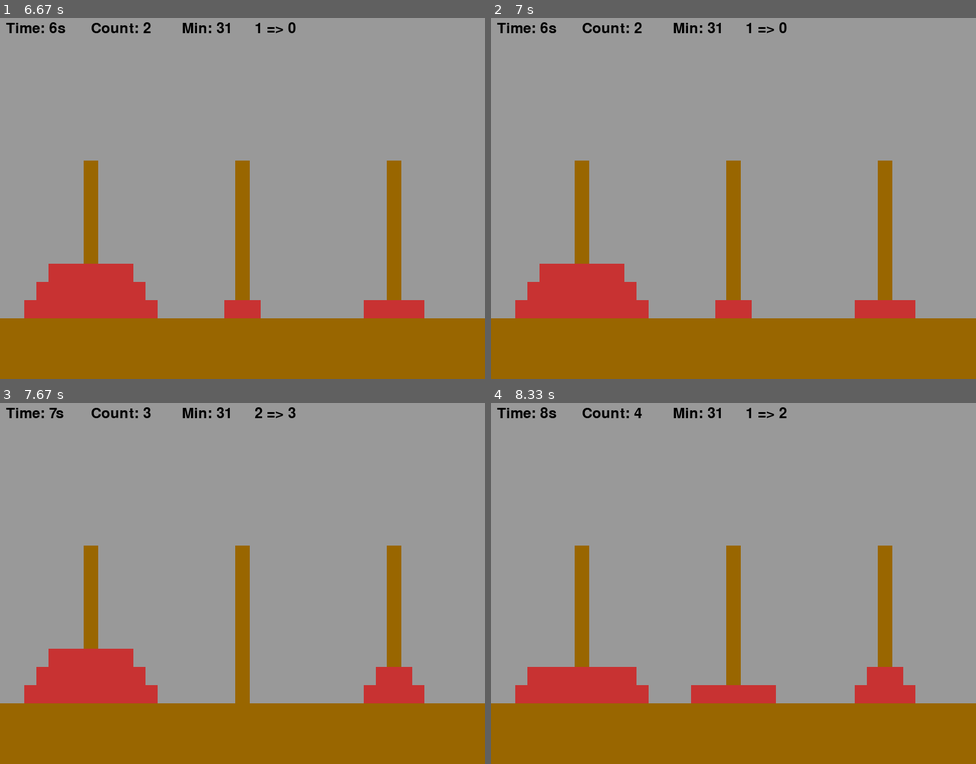
Above: before the commit, frames 1-4 (two rows, left to right).
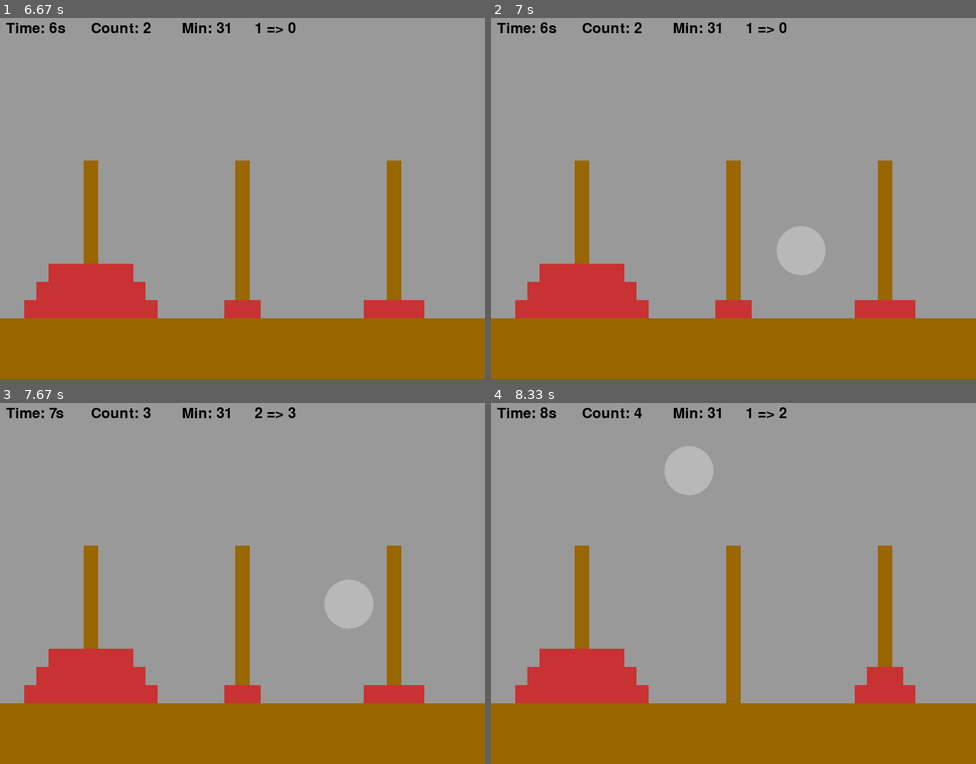
Above: after the commit, the same moments.

Repository: dhrjsfud0522/pygame
Game: pygame game, started from Tower_of_Hanoi.py
Two runs of this game, one before a commit and one after it. Both use one fixed random seed, a clock stepped at 60 frames per second and the inputs below.
Inputs (mouse positions are in pixels of both pictures, inside the frame that each line leads up to):
- Up to frame 1 (6.67 s): click "Time: 0s" at 0.38 s; click (310, 223) at 0.72 s; click (116, 310) at 1.05 s; click (368, 64) at 1.38 s; click (97, 176) at 1.72 s
- Up to frame 2 (7 s): click (801, 249) at 6.95 s
- Up to frame 3 (7.67 s): click (218, 713) at 7.28 s; click (349, 605) at 7.62 s
- Up to frame 4 (8.33 s): click (554, 641) at 7.95 s; click (689, 471) at 8.28 s

Frame 1 is identical in both runs. In frame 2, 1.1% of the frame differs, in the area x 58-69%, y 57-72%; in frame 3, 1.8%; in frame 4, 2.8%, in the area x 10-59%, y 11-84%.

Commit message:
클릭 이펙트

Diff:
--- a/Tower_of_Hanoi.py
+++ b/Tower_of_Hanoi.py
@@ -1,5 +1,6 @@
 import pygame
 import os
+from time import sleep
 
 sc_w = 800
 sc_h = 600
@@ -9,6 +10,10 @@
 BASE = (153, 102, 0)
 BACKGROUND = (153, 153, 153)
 RED = (200, 50, 50)
+
+current_path = os.path.dirname(__file__)
+assets_path = os.path.join(current_path, 'assets')
+effect_image = pygame.image.load(os.path.join(assets_path, 'click_effect.png'))
 
 step = 0
 choise = 0
@@ -72,12 +77,12 @@
     global time
     screen.fill(BACKGROUND)
     font = pygame.font.Font(None, 72)
-    surface = font.render("GMAE OVER!", True, (0, 0, 0))
+    surface = font.render("GAME OVER!", True, (0, 0, 0))
     screen.blit(surface, (250 ,200))
     surface = font.render("YOU WIN!", True, (0, 0, 0))
     screen.blit(surface, (280 ,260))
     font = pygame.font.Font(None, 36)
-    surface = font.render("Time: " + str(time), True, (0, 0, 0))
+    surface = font.render("Time: " + str(time) + "s", True, (0, 0, 0))
     screen.blit(surface, (330 ,330))
     surface = font.render("Count: " + str(count), True, (0, 0, 0))
     screen.blit(surface, (330 ,370))
@@ -100,12 +105,24 @@
     time_m = 0
     while running:
         if end == 0:
+            screen.fill(BACKGROUND)
             ring = Ring()
+            pygame.draw.rect(screen, BASE, [0, 500, 800, 600], 0)
+            pygame.draw.rect(screen, BASE, [138, 240, 24, 300], 0)
+            pygame.draw.rect(screen, BASE, [388, 240, 24, 300], 0)
+            pygame.draw.rect(screen, BASE, [638, 240, 24, 300], 0)
+            ring.draw(s1, screen, 1)
+            ring.draw(s2, screen, 2)
+            ring.draw(s3, screen, 3)
             for event in pygame.event.get():
                 if event.type == pygame.QUIT:
                     running = False
                 elif event.type == pygame.MOUSEBUTTONDOWN and event.button == 1:
                     mouse_x = pygame.mouse.get_pos()[0]
+                    effect_image.get_rect()
+                    size = effect_image.get_width() // 2
+                    screen.blit(effect_image, (pygame.mouse.get_pos()[0] - size, pygame.mouse.get_pos()[1] - size))
+
                     if mouse_x <= 270:
                         s1, s2, s3 = change_ring(s1, s2, s3, 1, 2, 3)
                     elif mouse_x <= 530:
@@ -127,7 +144,7 @@
 
             time = (pygame.time.get_ticks()) // 1000 - time_m
 
-            screen.fill(BACKGROUND)
+
 
             font = pygame.font.Font(None, 36)
             timer_text = "Time: " + str(time) + "s"
@@ -146,13 +163,7 @@
             change_surface = font.render(change_text, True, (0, 0, 0))
             screen.blit(change_surface, (420, 10))
 
-            pygame.draw.rect(screen, BASE, [0, 500, 800, 600], 0)
-            pygame.draw.rect(screen, BASE, [138, 240, 24, 300], 0)
-            pygame.draw.rect(screen, BASE, [388, 240, 24, 300], 0)
-            pygame.draw.rect(screen, BASE, [638, 240, 24, 300], 0)
-            ring.draw(s1, screen, 1)
-            ring.draw(s2, screen, 2)
-            ring.draw(s3, screen, 3)
+
             pygame.display.flip()
             clock.tick(60)
         else:
--- a/hi.py
+++ b/hi.py
@@ -1,3 +1,21 @@
-n = ([3,4, 6, 7], [23, 5,6], [5,3,6])
-a, b, c = n
-print(a, b, c)
+import pygame
+pygame.init()
+window = pygame.display.set_mode((300, 300))
+clock = pygame.time.Clock()
+pygameSurface = pygame.image.load('click_.png').convert_alpha()
+background = pygame.Surface(window.get_size())
+ts, w, h, c1, c2 = 50, *window.get_size(), (160, 160, 160), (192, 192, 192)
+tiles = [((x*ts, y*ts, ts, ts), c1 if (x+y) % 2 == 0 else c2) for x in range((w+ts-1)//ts) for y in range((h+ts-1)//ts)]
+for rect, color in tiles:
+    pygame.draw.rect(background, color, rect)
+run = True
+while run:
+    clock.tick(60)
+    for event in pygame.event.get():
+        if event.type == pygame.QUIT:
+            run = False
+    window.blit(background, (0, 0))
+    window.blit(pygameSurface, pygameSurface.get_rect(center = window.get_rect().center))
+    pygame.display.flip()
+pygame.quit()
+exit()
--- a/image.py
+++ b/image.py
@@ -1,11 +1,12 @@
 import pygame
 import os
+
 
 # 스크린 크기
 SCREEN_WIDTH = 800 #가로
 SCREEN_HEIGHT = 600 #세로
 # 색
-LAND = (160, 120, 40)
+LAND = (255, 200, 120)
 
 # 초기화
 pygame.init()
@@ -18,23 +19,21 @@
 # 이미지 불러오기
 current_path = os.path.dirname(__file__)
 assets_path = os.path.join(current_path, 'assets')
-background_image = pygame.image.load(os.path.join(assets_path, 'land.jpg'))
+effect_image = pygame.image.load(os.path.join(assets_path, 'click.png'))
 # 게임종료 여부
 done = False
 # 게임 반복 구간
 while not done:
-
+    screen.fill(LAND)
     for event in pygame.event.get():
         if event.type == pygame.QUIT:
             done = True
-    # 게임 로직 구간
-    # 화면 삭제 구간
-    # 스크린 채우기
-    screen.fill(LAND)
-    screen.blit(background_image, background_image.get_rect())
-    # 화면 그리기
-    # 화면 업데이트
+        elif event.type == pygame.MOUSEBUTTONDOWN and event.button == 1:
+                size = effect_image.get_width()
+                effect_image.get_rect()
+                screen.blit(effect_image, (pygame.mouse.get_pos()[0] - size, pygame.mouse.get_pos()[1] - size))
+
     pygame.display.flip()
-    # 초당 60프레임으로 업데이트
+
     clock.tick(60)
 pygame.quit()
Binary file added: assets/click_effect.png
